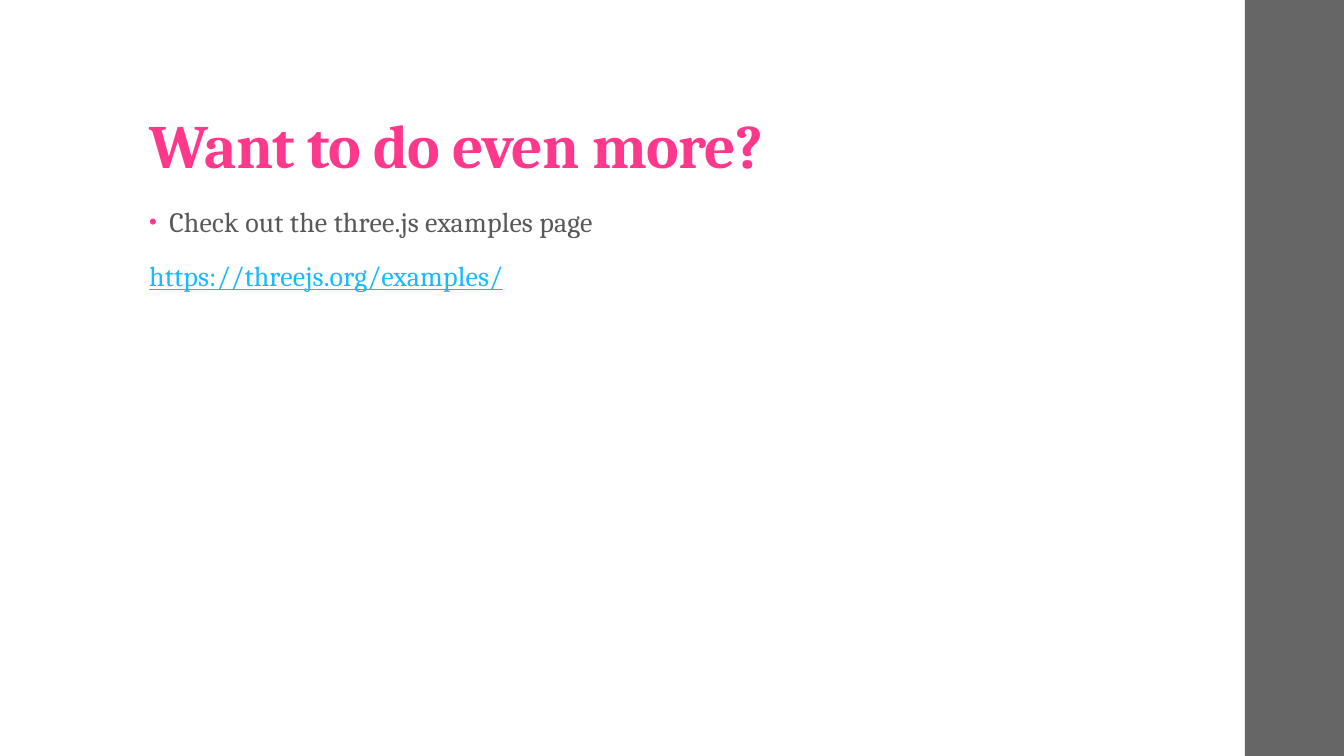
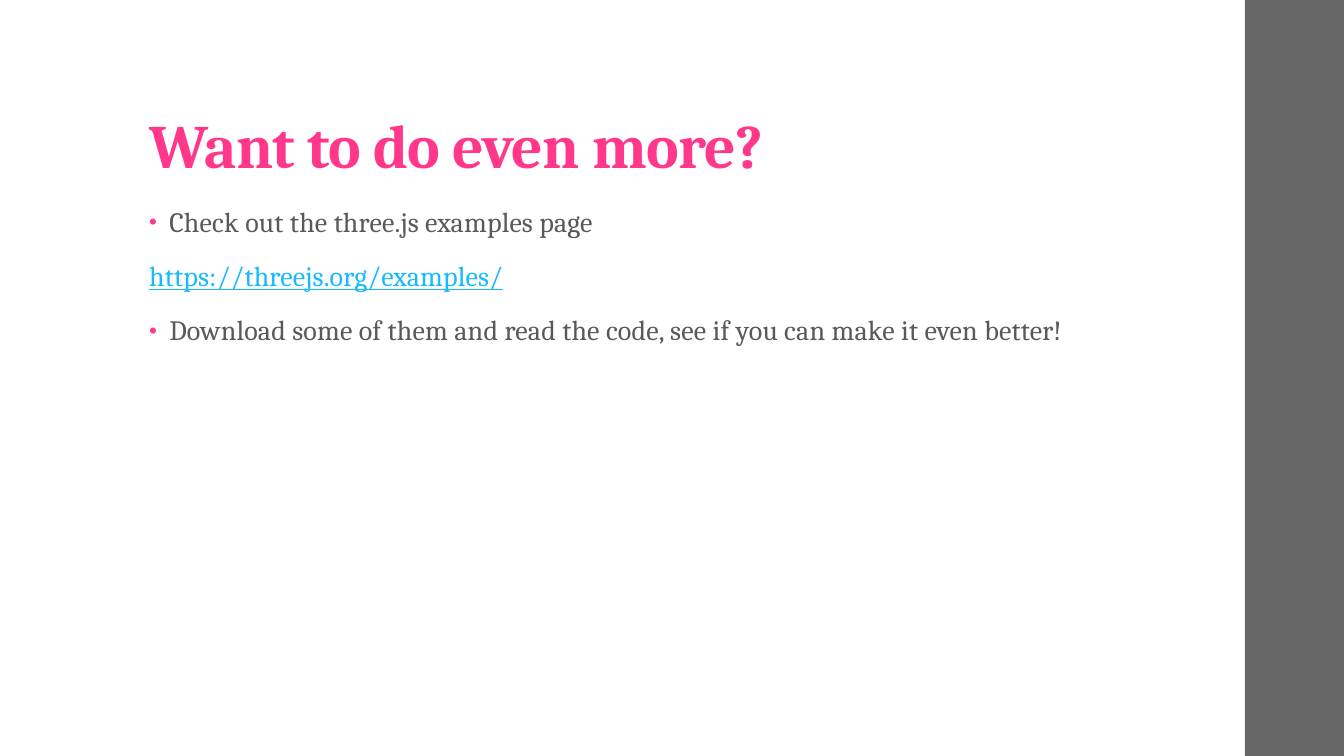
Before and after one commit to robotuw/uw-cse-da-startup, a slide deck: slide 16 of web/02_intro_to_threejs.pptx. Drawn at 1344x756 pixels with LibreOffice and Linux fonts; fonts in the diff are those of the drawing. Boxes give left, top, right and bottom in pixels: in the first picture for what was removed or moved away, otherwise in the second. Text is boxed around its words. In the diff, an @@ line names an element or a change of style, - is before the commit and + after.

```diff
--- a/web/02_intro_to_threejs.pptx
+++ b/web/02_intro_to_threejs.pptx
@@ text at <box>169,320,1061,346</box>: paragraph added @@
+• Download some of them and read the code, see if you can make it even better!
```
Also in this commit, not shown: 2 other slides changed, 1 other file.
